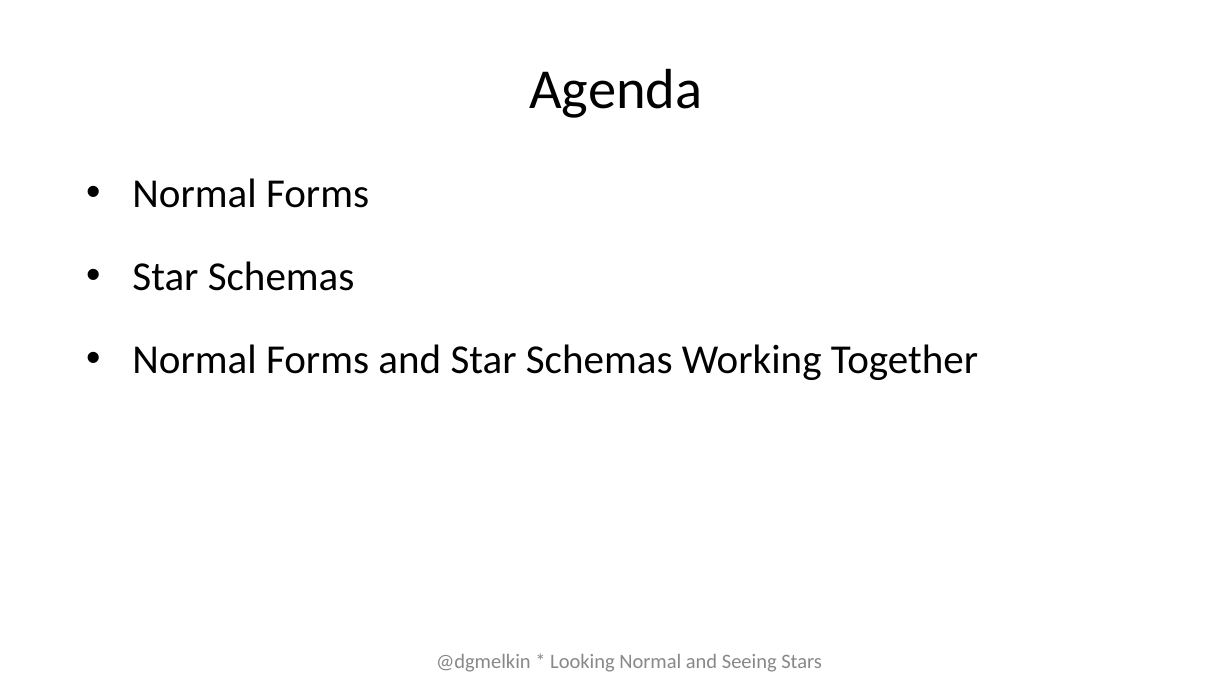
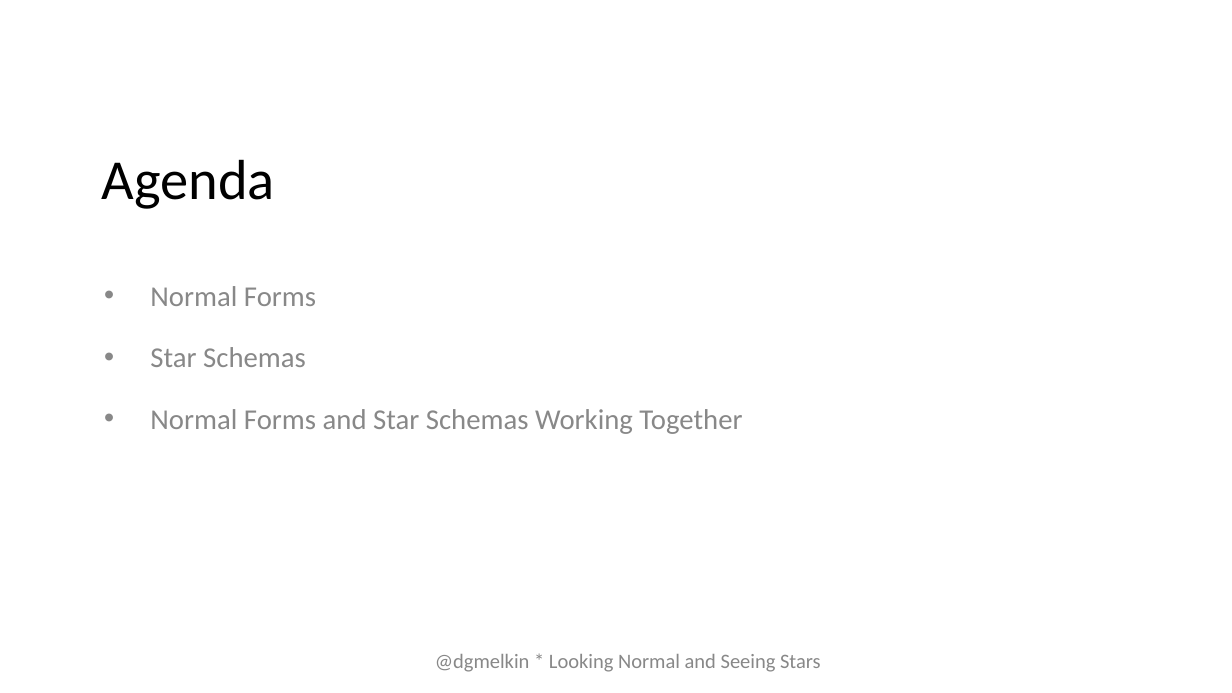
Before and after one commit to DebtheDBA/SQL_Presentations, a slide deck: slide 3 of Looking Normal and Seeing Stars/GeekSync Edition 2020-07-15/Looking Normal Seeing Stars.pptx. Drawn at 1232x693 pixels with LibreOffice and Linux fonts; fonts in the diff are those of the drawing; background and template pictures are left out. Boxes give left, top, right and bottom in pixels: in the first picture for what was removed or moved away, otherwise in the second. Text is boxed around its words. In the diff, an @@ line names an element or a change of style, - is before the commit and + after.

Commit message:
small format fix

```diff
--- a/Looking Normal and Seeing Stars/GeekSync Edition 2020-07-15/Looking Normal Seeing Stars.pptx
+++ b/Looking Normal and Seeing Stars/GeekSync Edition 2020-07-15/Looking Normal Seeing Stars.pptx
@@ title "Agenda": place and size @@
-title "Agenda" at bbox=[529, 68, 702, 118]
+title "Agenda" at bbox=[102, 159, 275, 209]
@@ title "Agenda" at bbox=[102, 159, 275, 209]: alignment centre to left @@
@@ subtitle "Normal Forms": place and size @@
-subtitle "Normal Forms" at bbox=[132, 178, 978, 380]
+subtitle "Normal Forms" at bbox=[150, 286, 742, 434]
@@ subtitle "Normal Forms" at bbox=[150, 286, 742, 434]: size 32 to 22.4 pt, text colour #000000 to #888888; indent changed; line spacing 1 to 0.8; more space between paragraphs; bullet colour #000000 to #888888 @@
```
